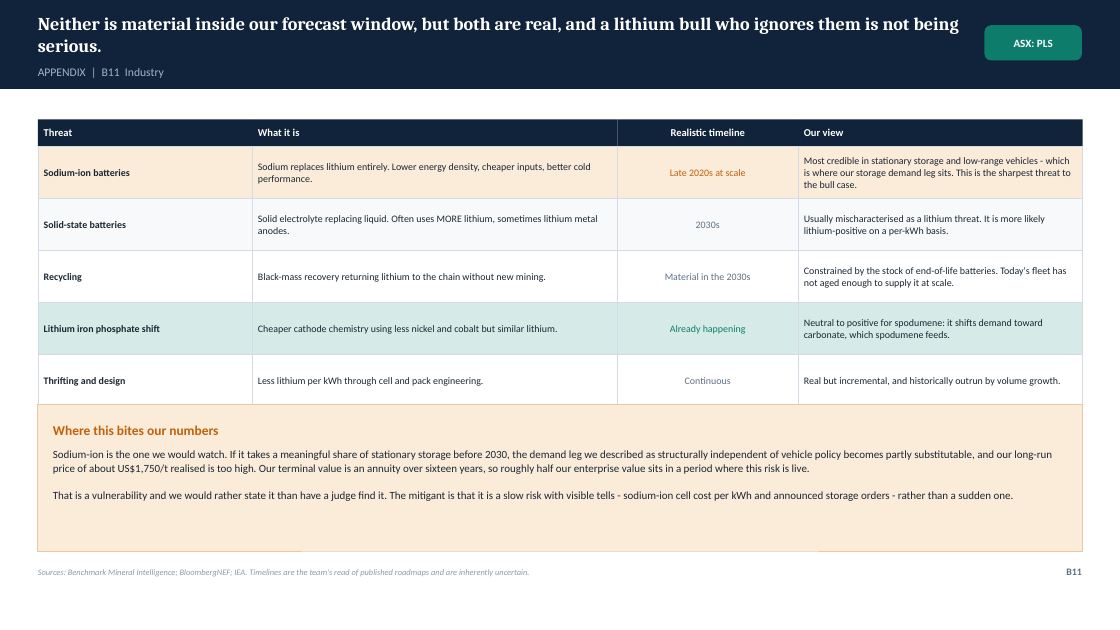
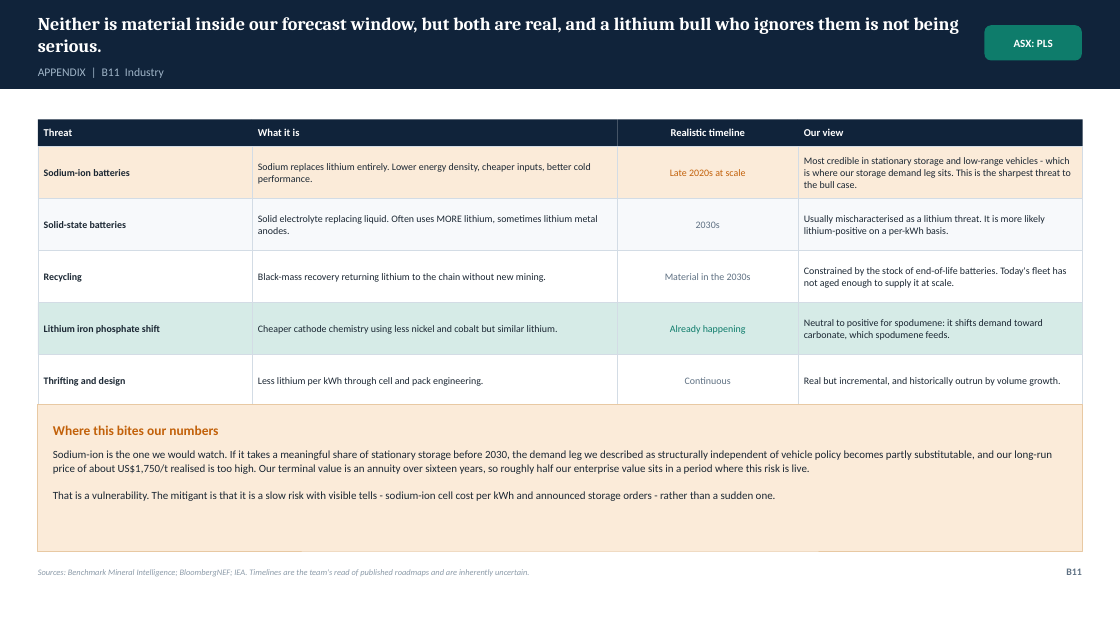
Before and after one commit to SportsSwap/for-claude, a slide deck: slide 42 of deck/PLS_Group_FMAA_2026.pptx. Drawn at 1120x630 pixels with LibreOffice and Linux fonts; fonts in the diff are those of the drawing. Boxes give left, top, right and bottom in pixels: in the first picture for what was removed or moved away, otherwise in the second. Text is boxed around its words. In the diff, an @@ line names an element or a change of style, - is before the commit and + after.

```diff
--- a/deck/PLS_Group_FMAA_2026.pptx
+++ b/deck/PLS_Group_FMAA_2026.pptx
@@ text at (53,491,776,501): text changed @@
-That is a vulnerability and we would rather state it than have a judge find it. The mitigant is that it is a slow risk with visible tells - sodium-ion cell cost per kWh and announced storage orders - rather than a sudden one.
+That is a vulnerability. The mitigant is that it is a slow risk with visible tells - sodium-ion cell cost per kWh and announced storage orders - rather than a sudden one.
```
Also in this commit, not shown: 42 other slides changed, 1 slide added, 10 other files.
